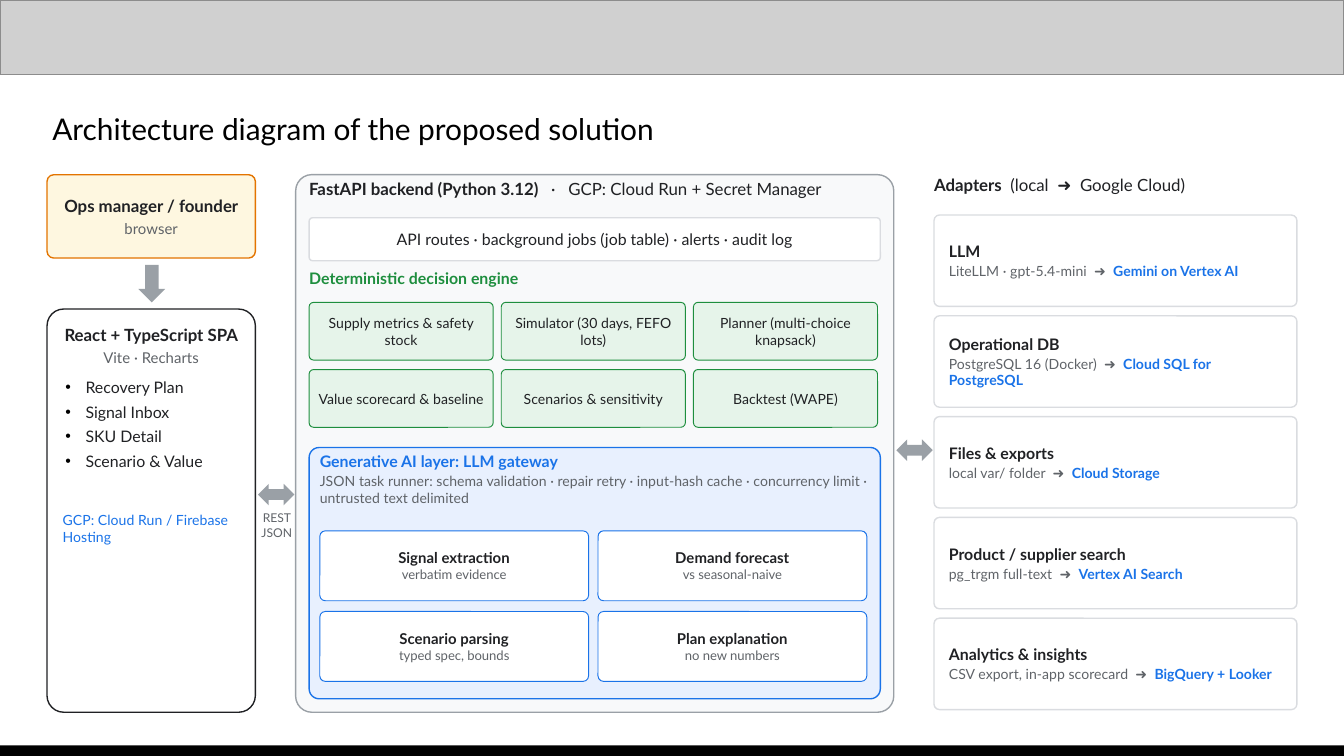
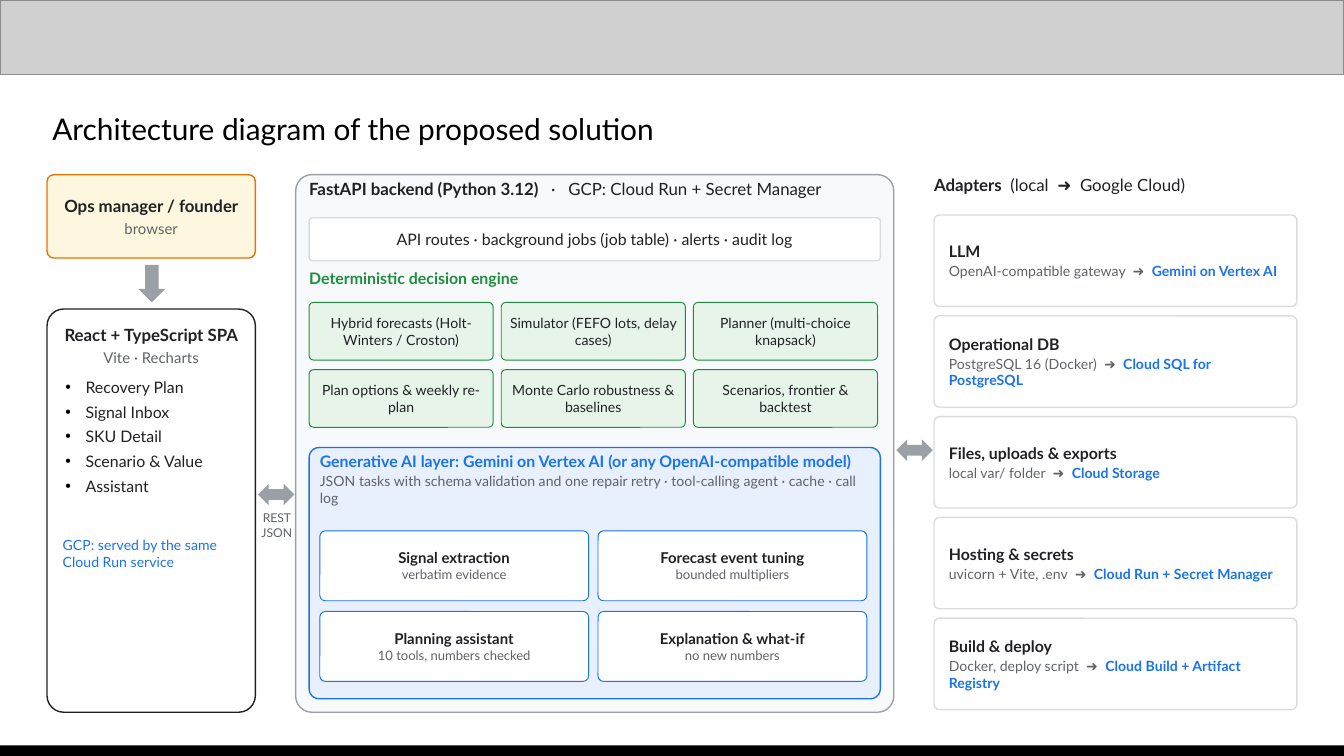
Before and after one commit to Xhahat/inventory-rescue, a slide deck: slide 7 of docs/Inventory_Rescue_AI_Builder_Cup.pptx. Drawn at 1344x756 pixels with LibreOffice and Linux fonts; fonts in the diff are those of the drawing; grey boxes stand for pictures. Boxes give left, top, right and bottom in pixels: in the first picture for what was removed or moved away, otherwise in the second. Text is boxed around its words. In the diff, an @@ line names an element or a change of style, - is before the commit and + after.

Commit message:
Reposition for enterprise brands: 20x demo scale, Rs 10L budget
- Rescale seed volumes/costs, budgets, alerts, assistant prompts and tests
- Fix inclusive end-date extraction (value of signals now 100% captured)
- Re-run backtest, extraction and 10-model comparison; update README
- Rebuild deck with enterprise ROI and model comparison slide

```diff
--- a/docs/Inventory_Rescue_AI_Builder_Cup.pptx
+++ b/docs/Inventory_Rescue_AI_Builder_Cup.pptx
@@ text in rounded rectangle at <box>949,265,1277,279</box>: text changed @@
-LiteLLM · gpt-5.4-mini ➜ Gemini on Vertex AI
+OpenAI-compatible gateway ➜ Gemini on Vertex AI
@@ text in rounded rectangle at <box>331,317,472,347</box>: text changed @@
-Supply metrics & safety stock
+Hybrid forecasts (Holt-Winters / Croston)
@@ text in rounded rectangle at <box>510,317,677,347</box>: text changed @@
-Simulator (30 days, FEFO lots)
+Simulator (FEFO lots, delay cases)
@@ text in rounded rectangle at <box>322,384,481,415</box>: text changed @@
-Value scorecard & baseline
+Plan options & weekly re-plan
@@ text in rounded rectangle at <box>512,384,660,412</box>: text changed @@
-Scenarios & sensitivity
+Monte Carlo robustness & baselines
@@ text in rounded rectangle at <box>722,385,835,412</box>: text changed @@
-Backtest (WAPE)
+Scenarios, frontier & backtest
@@ text in rounded rectangle at <box>949,447,1117,462</box>: text changed @@
-Files & exports
+Files, uploads & exports
@@ text at <box>320,455,856,506</box>: text changed @@
-Generative AI layer: LLM gateway
-JSON task runner: schema validation · repair retry · input-hash cache · concurrency limit · untrusted text delimited
+Generative AI layer: Gemini on Vertex AI (or any OpenAI-compatible model)
+JSON tasks with schema validation and one repair retry · tool-calling agent · cache · call log
@@ text in rounded rectangle at <box>63,480,217,567</box>: text changed @@
-GCP: Cloud Run / Firebase Hosting
+• Assistant
+GCP: served by the same Cloud Run service
@@ text in rounded rectangle at <box>660,552,805,581</box>: text changed; size 7 to 8 pt; text colour #5F6368 to #202124; bold on @@
-Demand forecast
-vs seasonal-naive
+Forecast event tuning
+bounded multipliers
@@ text in rounded rectangle at <box>949,548,1273,582</box>: text changed; text colour #202124 to #1A73E8 @@
-Product / supplier search
-pg_trgm full-text ➜ Vertex AI Search
+Hosting & secrets
+uvicorn + Vite, .env ➜ Cloud Run + Secret Manager
@@ text in rounded rectangle at <box>378,633,531,662</box>: text changed @@
-Scenario parsing
-typed spec, bounds
+Planning assistant
+10 tools, numbers checked
@@ text in rounded rectangle at <box>660,633,804,647</box>: text changed @@
-Plan explanation
+Explanation & what-if
@@ text in rounded rectangle at <box>949,640,1240,691</box>: text changed; text colour #5F6368 to #1A73E8 @@
-Analytics & insights
-CSV export, in-app scorecard ➜ BigQuery + Looker
+Build & deploy
+Docker, deploy script ➜ Cloud Build + Artifact Registry
```
Also in this commit, not shown: 12 other slides changed, 1 slide added, 26 other files.
